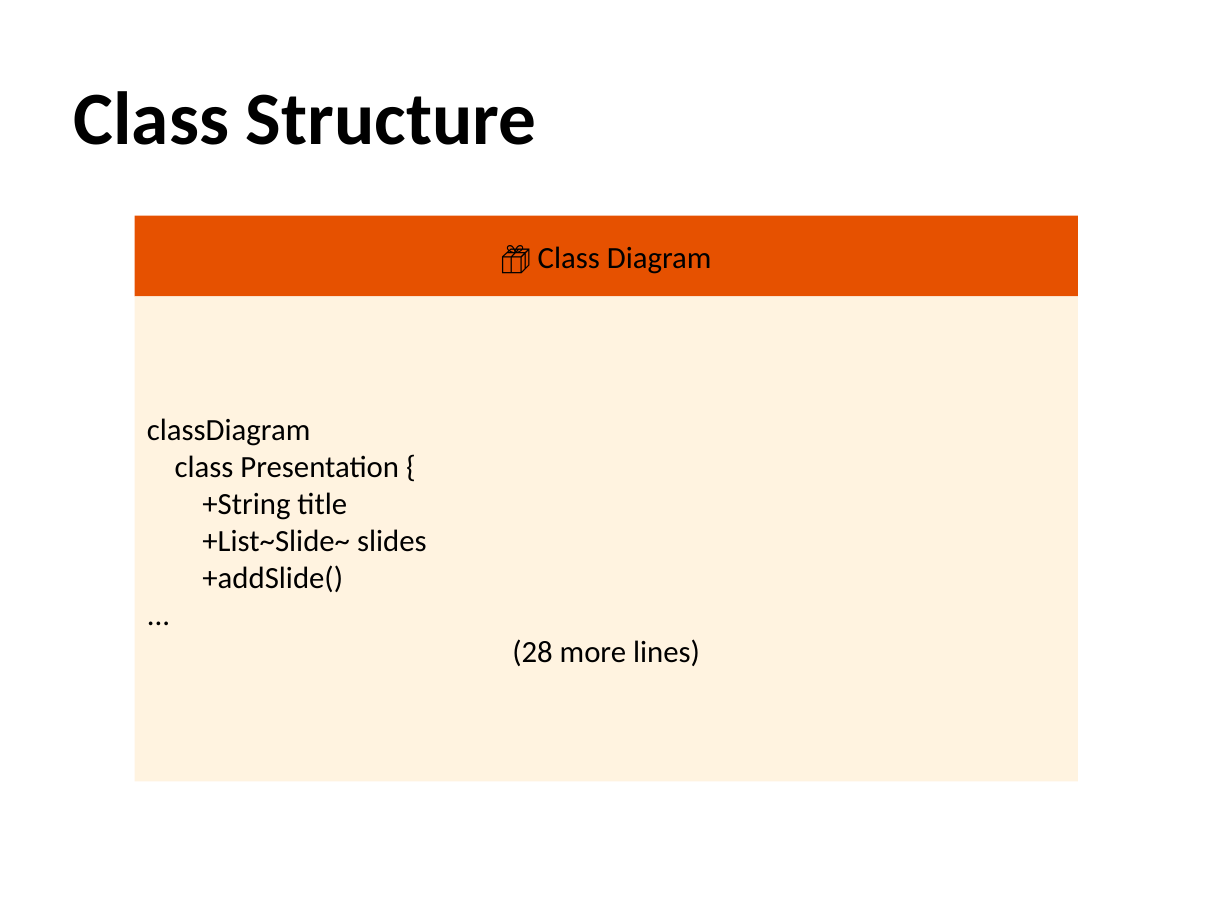
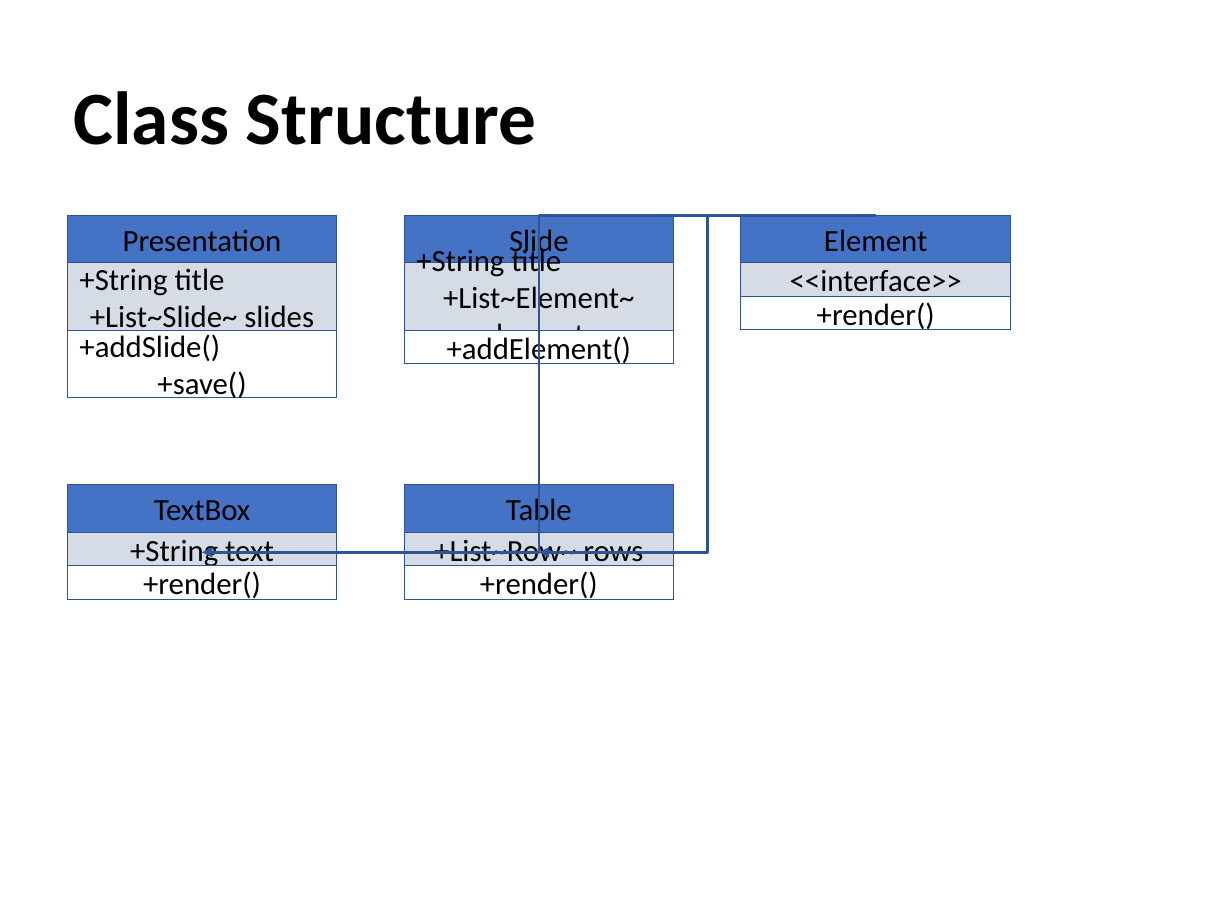
Before and after one commit to awol2005ex/ppt-rs, a slide deck: slide 13 of examples/md2ppt_demo.pptx. Drawn at 1232x924 pixels with LibreOffice and Linux fonts; fonts in the diff are those of the drawing. Boxes give left, top, right and bottom in pixels: in the first picture for what was removed or moved away, otherwise in the second. Text is boxed around its words. In the diff, an @@ line names an element or a change of style, - is before the commit and + after.

Commit message:
Add Mermaid diagram rendering with shapes and modularize markdown/slide modules
- Create modular `cli/markdown/` structure with `mod.rs`, `parser.rs`, `mermaid.rs`
- Create modular `generator/slide/` structure with `mod.rs`, `formatting.rs`
- Implement shape-based rendering for 9 Mermaid diagram types (Flowchart, Sequence, Pie, Gantt, Class, State, ER, Mindmap, Timeline)
- Add `MermaidParser` with diagram detection and element extraction for each type
- Add `MermaidRenderer` with shape generation

```diff
--- a/examples/md2ppt_demo.pptx
+++ b/examples/md2ppt_demo.pptx
@@ rectangle added at [68, 216, 338, 262], fill #4472C4, outline #2F5496 0 pt, 18 pt, text #000000 @@
+Presentation
@@ rectangle removed at [134, 216, 1078, 297] @@
-📦 Class Diagram
@@ elbow arrow added from (876, 216) to (202, 552), #2F5496 1.5 pt @@
@@ rectangle added at [404, 216, 674, 262], fill #4472C4, outline #2F5496 0 pt, 18 pt, text #000000 @@
+Slide
@@ elbow arrow added from (876, 216) to (538, 552), #2F5496 1.5 pt @@
@@ rectangle added at [740, 216, 1010, 262], fill #4472C4, outline #2F5496 0 pt, 18 pt, text #000000 @@
+Element
@@ rectangle "+String title +List~Slide~ slides": place and size @@
-rectangle "+String title +List~Slide~ slides" at [134, 297, 1078, 782]
+rectangle "+String title +List~Slide~ slides" at [68, 262, 338, 330]
@@ rectangle "+String title +List~Slide~ slides" at [68, 262, 338, 330]: fill #FFF3E0 to #D6DCE5; outline none to #2F5496 0 pt @@
@@ text in rectangle at [79, 268, 314, 335]: text changed @@
-classDiagram
-class Presentation {
-+String title
-+List~Slide~ slides
-+addSlide()
-...
-(28 more lines)
++String title
++List~Slide~ slides
@@ rectangle added at [404, 262, 674, 330], fill #D6DCE5, outline #2F5496 0 pt, 18 pt, text #000000 @@
++String title
++List~Element~ elements
@@ rectangle added at [740, 262, 1010, 296], fill #D6DCE5, outline #2F5496 0 pt, 18 pt, text #000000 @@
+<<interface>>
@@ rectangle added at [740, 297, 1010, 330], fill #FFFFFF, outline #2F5496 0 pt, 18 pt, text #000000 @@
++render()
@@ rectangle added at [68, 330, 338, 398], fill #FFFFFF, outline #2F5496 0 pt, 18 pt, text #000000 @@
++addSlide()
++save()
@@ rectangle added at [404, 330, 674, 363], fill #FFFFFF, outline #2F5496 0 pt, 18 pt, text #000000 @@
++addElement()
@@ rectangle added at [68, 485, 338, 532], fill #4472C4, outline #2F5496 0 pt, 18 pt, text #000000 @@
+TextBox
@@ rectangle added at [404, 485, 674, 532], fill #4472C4, outline #2F5496 0 pt, 18 pt, text #000000 @@
+Table
@@ rectangle added at [68, 532, 338, 565], fill #D6DCE5, outline #2F5496 0 pt, 18 pt, text #000000 @@
++String text
@@ rectangle added at [404, 532, 674, 565], fill #D6DCE5, outline #2F5496 0 pt, 18 pt, text #000000 @@
++List~Row~ rows
@@ rectangle added at [68, 565, 338, 599], fill #FFFFFF, outline #2F5496 0 pt, 18 pt, text #000000 @@
++render()
@@ rectangle added at [404, 565, 674, 599], fill #FFFFFF, outline #2F5496 0 pt, 18 pt, text #000000 @@
++render()
```
Also in this commit, not shown: 14 other slides changed, 1 slide added, 1 slide removed, 10 other files.
